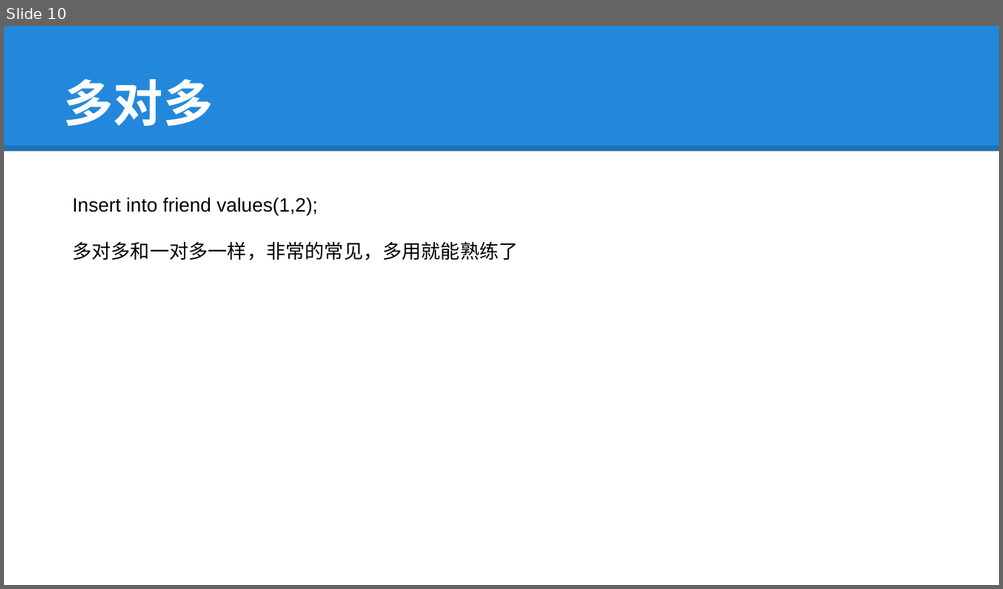
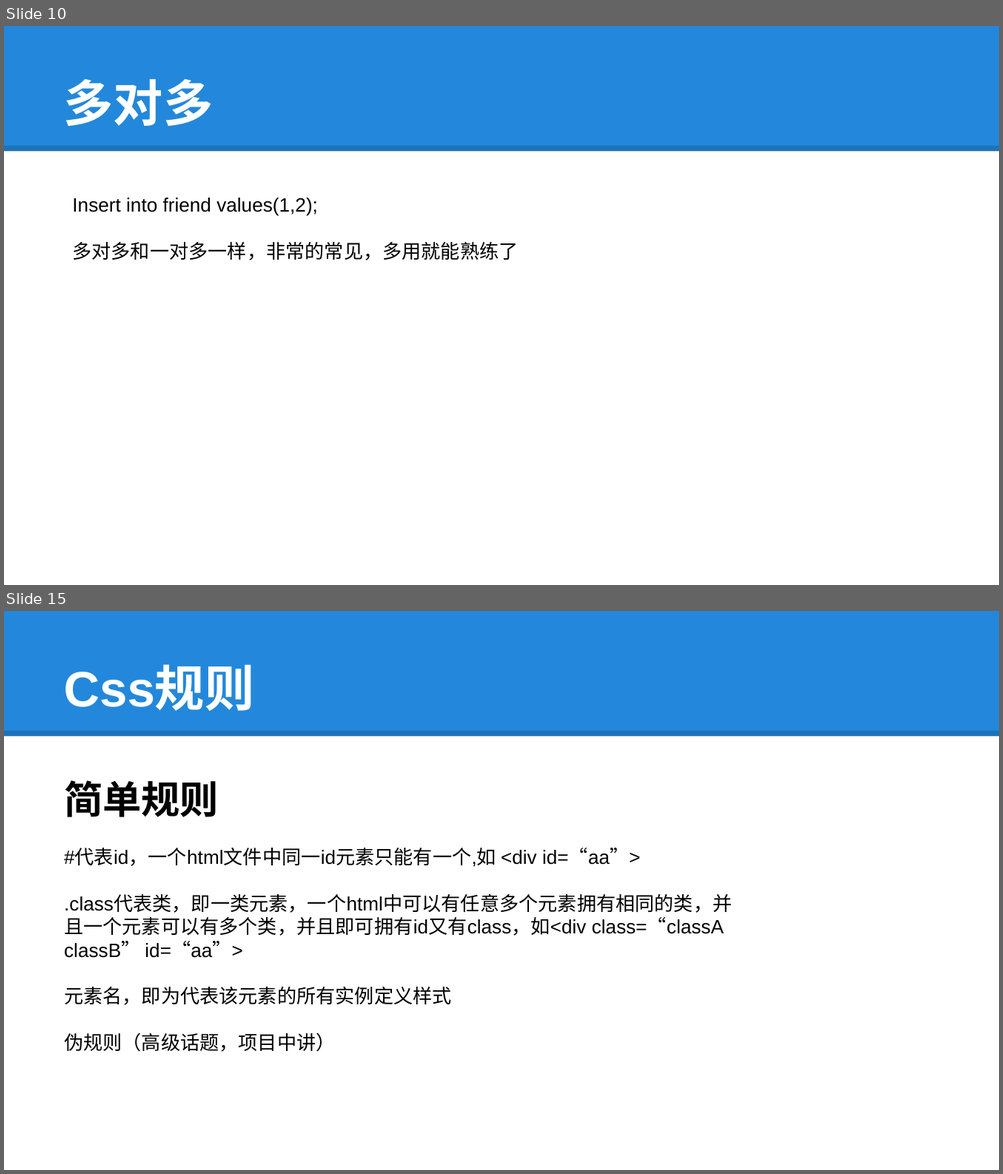
Before and after one commit to tokyojava/java_beginner, a slide deck: 中级/课件/Java15.pptx. Shown one above the other, each under a label of ours: slide 10 before the commit, slides 10 and 15 after it; the slides between them are not shown. The pictures are 1003x589 and 1003x1174 pixels, drawn with LibreOffice and Linux fonts; fonts in the diff are those of the drawing. Boxes give left, top, right and bottom in pixels: in the first picture for what was removed or moved away, otherwise in the second. Text is boxed around its words. In the diff, an @@ line names an element or a change of style, - is before the commit and + after.

```diff
--- a/中级/课件/Java15.pptx
+++ b/中级/课件/Java15.pptx
@@ slide 15 added at [4, 611, 999, 1170], background #FFFFFF; not listed: 2 template elements that a slide beside it also shows @@
@@ title added at [64, 667, 255, 711], 36 pt, text #FFFFFF, bold @@
+Css规则
@@ text added at [64, 780, 731, 1052], 14 pt, text #000000 @@
+简单规则
+#代表id，一个html文件中同一id元素只能有一个,如 <div id=“aa”>
+.class代表类，即一类元素，一个html中可以有任意多个元素拥有相同的类，并且一个元素可以有多个类，并且即可拥有id又有class，如<div class=“classA classB” id=“aa”>
+元素名，即为代表该元素的所有实例定义样式
+伪规则（高级话题，项目中讲）
```
Also in this commit, not shown: 1 slide changed, 8 other slides added, 2 slides removed, 2 other files.
